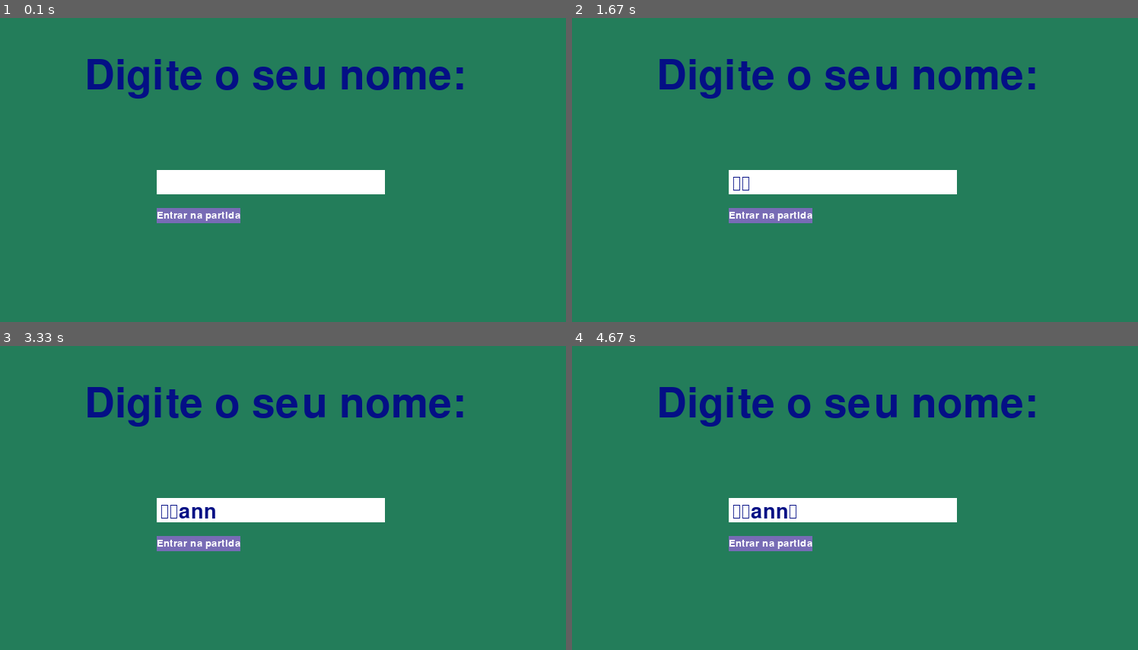
Above: before the commit, frames 1-4 (two rows, left to right).
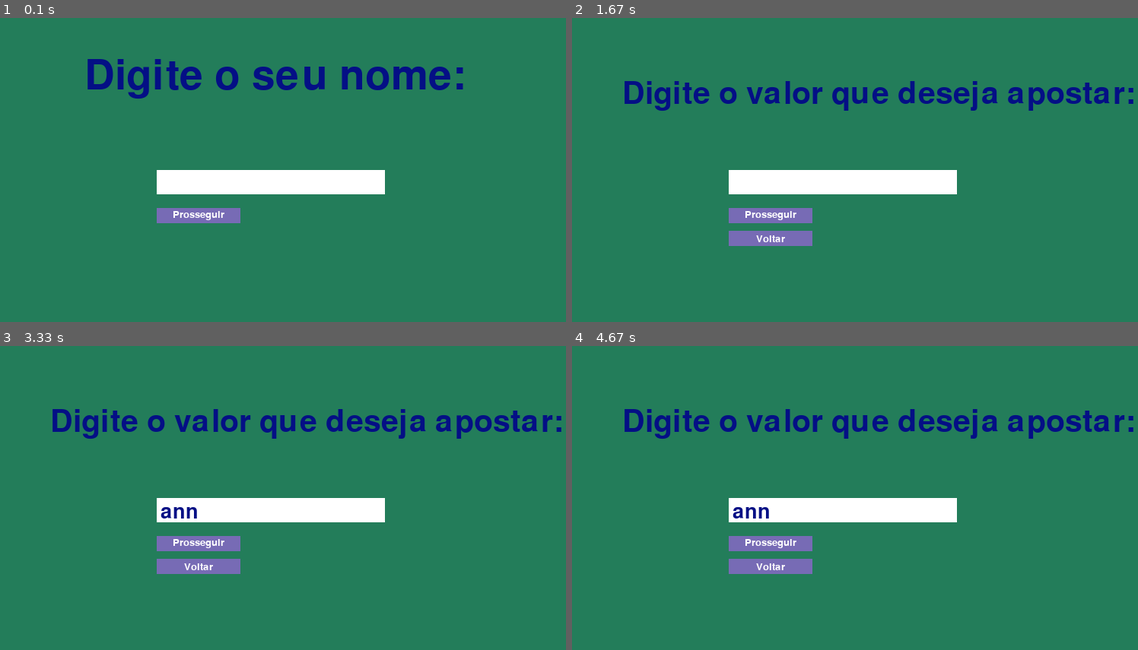
Above: after the commit, the same moments.

Repository: RafaelWei/IMEPokerStars
Game: pygame game, started from Pygame_Poker.py
The game is run twice, just before and just after one commit, with the same random seed, the same clock (stepped at 60 frames per second) and the same inputs.
Inputs (mouse positions are in pixels of both pictures, inside the frame that each line leads up to):
- Up to frame 1 (0.1 s): no input
- Up to frame 2 (1.67 s): tap Enter at 0.33, 1 s; click (985, 297) at 0.72 s, where only the run after the commit has a clickable "raise"
- Up to frame 3 (3.33 s): click (266, 577) at 2.73 s; type "ann" at 3 s
- Up to frame 4 (4.67 s): tap Enter at 3.43 s

The runs differ from the first frame. In frame 1, 0.2% of the frame differs, in the area x 27-43%, y 63-67%; in frame 2, 6.3%; in frame 3, 6.5%; in frame 4, 6.5%, in the area x 9-100%, y 13-75%.

Commit message:
Funcionando para 1 jogador

Diff:
--- a/Jogador.py
+++ b/Jogador.py
@@ -1,11 +1,12 @@
 #vai ser o cliente do socket
 from Regras_Poker import *
 class Jogador:
-    def __init__(self,nome,qtdFichas):
+    def __init__(self,nome):
         self.nome=nome
         self.mao=[]
-        self.qtdFichas=qtdFichas
+        self.qtdFichas=500
         self.valor_mao=-1
+        self.valor_aposta=0
 
     def __repr__(self):
         return "("+ str(self.mao)+","+str(self.valor_mao)+")"
--- a/Pygame_Poker.py
+++ b/Pygame_Poker.py
@@ -12,19 +12,30 @@
 fonte = pygame.font.SysFont("comicsans", 60)
 fonte_grande = pygame.font.SysFont("comicsans", 80)
 fonte_pequena = pygame.font.SysFont("comicsans", 40)
-fonte_muito_pequena = pygame.font.SysFont("comicsans", 20)
+fonte_muito_pequena = pygame.font.SysFont("comicsans", 30)
 pos=[[50,-100],[150,-100],[250,-100],[350,-100],[450,-100]]
-check=Botao("check",600,300,(119, 107, 181),40,100,50)
-prosseguir=Botao("Entrar na partida",220,250,(119,107,181),20,110,20)
+check=Botao("check",420,350,(119, 107, 181),30,80,40)
+fold=Botao("fold",420,295,(119, 107, 181),30,80,40)
+call=Botao("call",520,295,(119, 107, 181),30,80,40)
+raise_botao=Botao("raise",520,350,(119, 107, 181),30,80,40)
+prosseguir=Botao("Prosseguir",220,250,(119,107,181),20,110,20)
+voltar=Botao("Voltar",220,280,(119,107,181),20,110,20)
+moeda_objeto=(pygame.image.load(f"./PokerStarsIME_imgs/Coin.png"))
+moeda_objeto=(pygame.transform.scale(moeda_objeto,(51,75)))
 cartas_mao = []
 cartas_mesa = []
 resultados=['Carta alta','Par','Dois pares','Trinca','Sequencia','Flush','Full House','Quadra','Straight Flush','Royal Flush']
 p=0
 
-def redrawGameWindow(texto_nome):
+def redrawGameWindow(texto_nome,texto_fichas):
     tela.fill((35,125,90))
     check.desenhar(tela)
-    tela.blit(texto_nome,(20,350))
+    fold.desenhar(tela)
+    call.desenhar(tela)
+    raise_botao.desenhar(tela)
+    tela.blit(texto_nome,(20,280))
+    tela.blit(texto_fichas, (80, 375))
+    tela.blit(moeda_objeto,(20,315))
     a=200
     b=300
     for carta in cartas_mao:
@@ -68,17 +79,17 @@
 
         pygame.display.update()
 
-def main(nome):
+def main(nome,clock):
     mesa = Mesa(1)
-    mesa.adicionar_jogador(Jogador(nome, 500))
-    texto_nome=fonte_pequena.render(nome,1,(4, 15, 133))
+    player1=Jogador(nome)
+    mesa.adicionar_jogador(player1)
+    texto_nome=fonte_pequena.render(nome,1,(4, 15, 1))
+    texto_fichas=fonte_muito_pequena.render(str(player1.qtdFichas),0,(4, 15, 133))
     mesa.distribuir_cartas()
     mesa.colocar_cartas_mesa()
-    clock = pygame.time.Clock()
     run = True
     k = 0
     ncartas = 3
-    clique=0
     for i in range(0, 2):
         for jogador in mesa.jogadores:
             cartas_mao.append(pygame.image.load(f"./PokerStarsIME_imgs/{str(jogador.mao[i])}.png"))
@@ -100,15 +111,20 @@
                         ncartas+=1
                     if ncartas==6:
                         run=False
+                elif raise_botao.clicar(posicao):
+                    valor_raise=menu(1)
+                    if valor_raise!=0:
+                        jogador.valor_aposta=valor_raise
+                        #run=False
         if ncartas<6:
             if k<ncartas:
                 pos[k][1]+=10
                 if pos[k][1]==150:
                     k+=1
-        redrawGameWindow(texto_nome)
+        redrawGameWindow(texto_nome,texto_fichas)
     resultado(mesa.checa_vencedor())
-
-def menu():
+#tipo = 0 para menu inicial e tipo = 1 para raise
+def menu(tipo):
     run=True
     clock = pygame.time.Clock()
     texto_usuario = ''
@@ -124,19 +140,37 @@
                 posicao = pygame.mouse.get_pos()
                 if prosseguir.clicar(posicao):
                     run=False
+                if voltar.clicar(posicao):
+                    return 0
             if event.type == pygame.KEYDOWN:
-                if event.key == pygame.K_BACKSPACE:
+                if event.key == pygame.K_RETURN:
+                    run = False
+                elif event.key == pygame.K_BACKSPACE:
                     texto_usuario=texto_usuario[0:-1]
                 else:
-                    if len(texto_usuario)<=10:
+                    if len(texto_usuario)<=10 and event.key != pygame.K_RETURN:
                         texto_usuario += event.unicode
         tela.fill((35,125,90))
         pygame.draw.rect(tela,cor_retangulo,retangulo)
-        texto_titulo = fonte_grande.render("Digite o seu nome:", 1, (4, 15, 133))
-        tela.blit(texto_titulo,(125,50))
+        if tipo==0:
+            texto_titulo = fonte_grande.render("Digite o seu nome:", 1, (4, 15, 133))
+            tela.blit(texto_titulo, (125, 50))
+        if tipo==1:
+            texto_titulo = fonte.render("Digite o valor que deseja apostar:", 1, (4, 15, 133))
+            tela.blit(texto_titulo, (80, 80))
+            voltar.desenhar(tela)
         texto=fonte_pequena.render(texto_usuario,1,(4, 15, 133))
         tela.blit(texto,(retangulo.x+5,retangulo.y+5))
         prosseguir.desenhar(tela)
         pygame.display.update()
-    main(texto_usuario)
-menu()
+    if tipo==0:
+        main(texto_usuario,clock)
+    if tipo==1:
+        try:
+            valor = int(texto_usuario)
+            return valor
+        except:
+            pygame.time.delay(2000)
+            menu(1)
+
+menu(0)
Binary file added: PokerStarsIME_imgs/Coin.png
